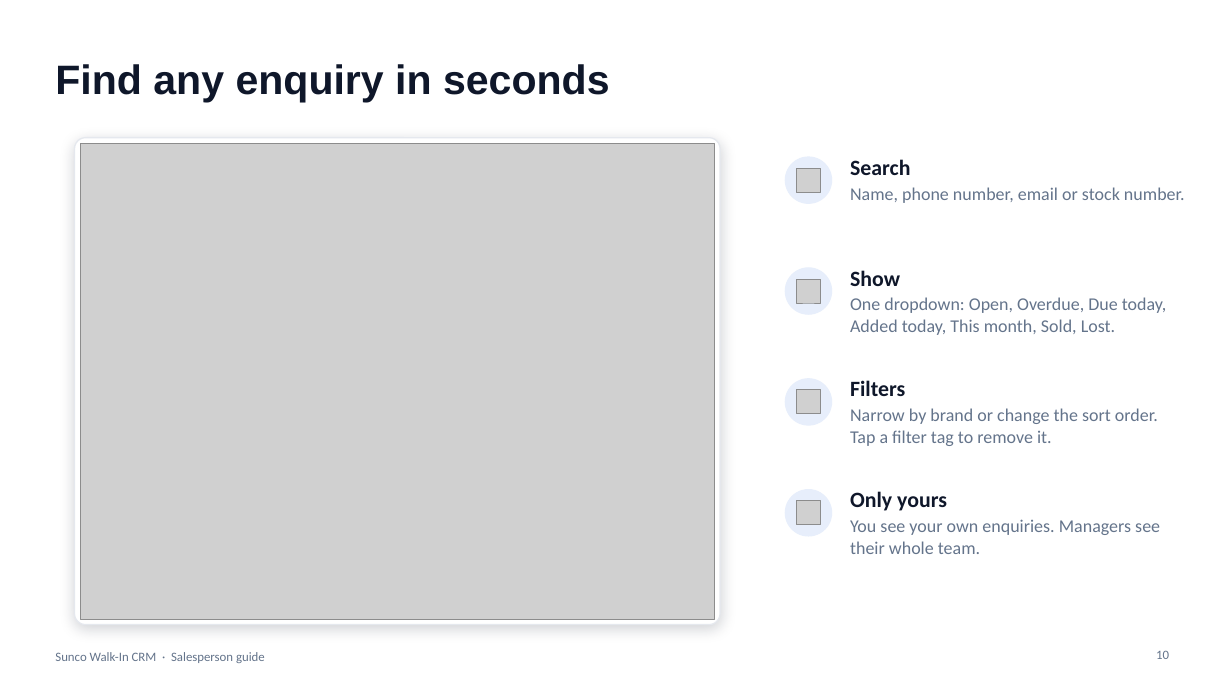
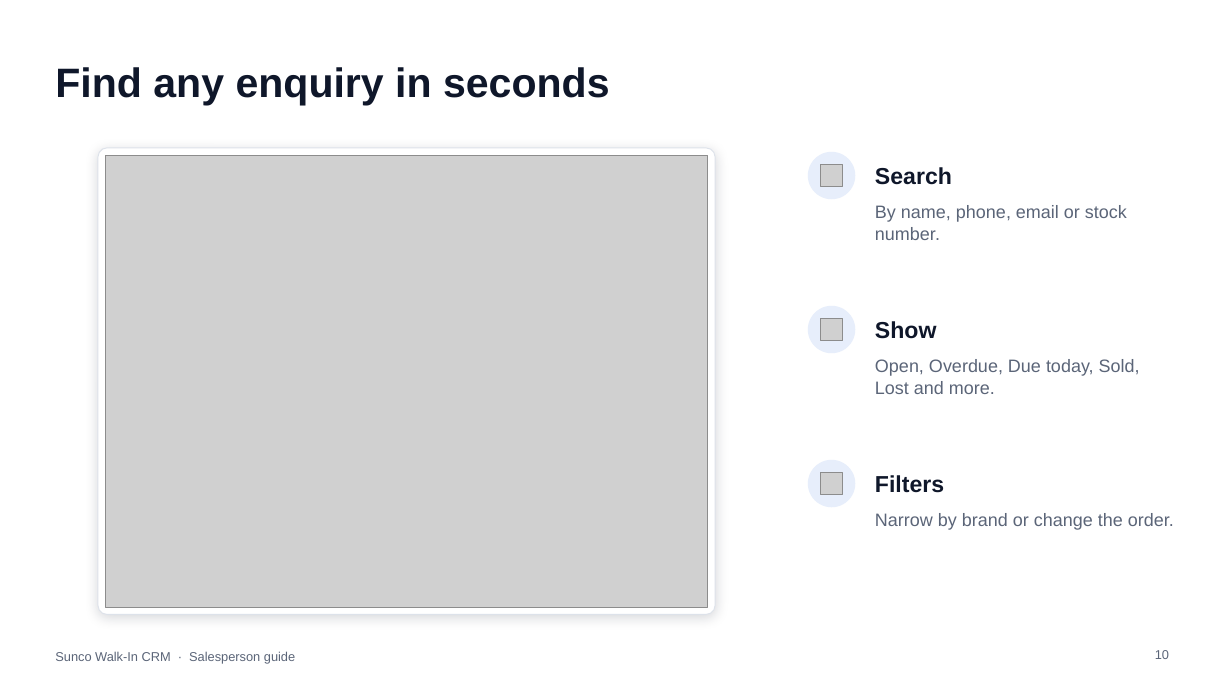
Before and after one commit to jakeeeecurran/walkin-management, a slide deck: slide 10 of docs/training/Sunco-Walk-In-CRM-Salesperson-Guide.pptx. Drawn at 1232x693 pixels with LibreOffice and Linux fonts; fonts in the diff are those of the drawing; grey boxes stand for pictures. Boxes give left, top, right and bottom in pixels: in the first picture for what was removed or moved away, otherwise in the second. Text is boxed around its words. In the diff, an @@ line names an element or a change of style, - is before the commit and + after.

```diff
--- a/docs/training/Sunco-Walk-In-CRM-Salesperson-Guide.pptx
+++ b/docs/training/Sunco-Walk-In-CRM-Salesperson-Guide.pptx
@@ rounded rectangle: place and size @@
-rounded rectangle at (75, 138, 721, 625)
+rounded rectangle at (98, 148, 715, 615)
@@ rounded rectangle at (98, 148, 715, 615): outline #E5E8EE 1 pt to #DDE2EA 0.75 pt; shadow changed; proportions changed @@
@@ picture: place and size @@
-picture at (80, 143, 715, 619)
+picture at (105, 155, 708, 607)
@@ ellipse: place and size @@
-ellipse at (786, 157, 832, 203)
+ellipse at (809, 152, 855, 199)
@@ picture: place and size @@
-picture at (797, 168, 821, 192)
+picture at (821, 165, 843, 187)
@@ text added at (875, 167, 952, 185), 18 pt, text #0F172A, bold @@
+Search
@@ text at (875, 205, 1127, 240): text changed; font Calibri to Arial; text colour #64748B to #5B6578 @@
-Search
-Name, phone number, email or stock number.
+By name, phone, email or stock number.
@@ ellipse: place and size @@
-ellipse at (786, 268, 832, 314)
+ellipse at (809, 307, 855, 353)
@@ picture: place and size @@
-picture at (797, 279, 821, 303)
+picture at (821, 319, 843, 341)
@@ text added at (875, 321, 937, 339), 18 pt, text #0F172A, bold @@
+Show
@@ text at (875, 359, 1140, 394): text changed; font Calibri to Arial; text colour #64748B to #5B6578 @@
-Show
-One dropdown: Open, Overdue, Due today, Added today, This month, Sold, Lost.
+Open, Overdue, Due today, Sold, Lost and more.
@@ ellipse removed at (786, 379, 832, 425) @@
@@ text removed at (850, 380, 1158, 446) @@
-Filters
-Narrow by brand or change the sort order. Tap a filter tag to remove it.
@@ ellipse: place and size @@
-ellipse at (786, 490, 832, 536)
+ellipse at (809, 460, 855, 506)
@@ picture: place and size @@
-picture at (797, 390, 821, 414)
+picture at (821, 472, 843, 494)
@@ text added at (875, 475, 944, 493), 18 pt, text #0F172A, bold @@
+Filters
@@ picture removed at (797, 501, 821, 525) @@
@@ text at (875, 513, 1174, 530): text changed; font Calibri to Arial; text colour #64748B to #5B6578 @@
-Only yours
-You see your own enquiries. Managers see their whole team.
+Narrow by brand or change the order.
@@ text "Sunco Walk-In CRM · Salesperson ..." at (55, 651, 295, 664): font Calibri to Arial, text colour #64748B to #5B6578 @@
@@ page number at (1155, 650, 1169, 659): font Calibri to Arial, text colour #64748B to #5B6578 @@
```
Also in this commit, not shown: 14 other slides changed, 2 slides added, 1 slide removed, 2 other files.
